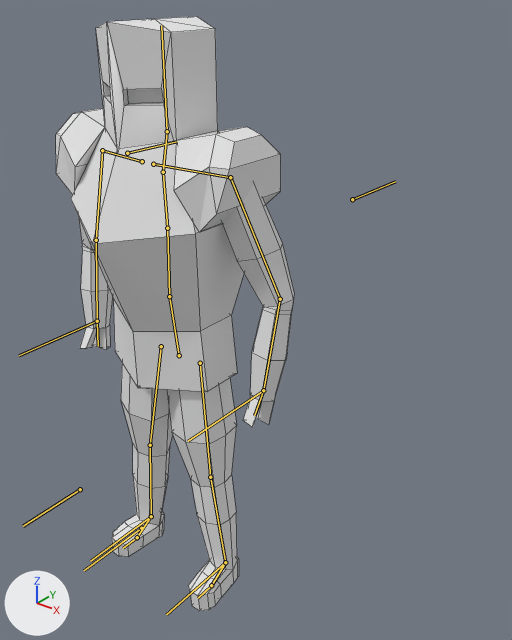
Two versions of the Blender file Assets/Models/Knight/raw/knight.blend, one commit apart.
The view is the same before and after, from a camera (50 mm lens) standing at (3.16, -3.03, 4.22) and looking at (-0.29, 1.28, 1.55). Every picture has the same lights, and +X, +Y and +Z are marked at lower left. The bones that bend it are drawn over the model as lines. Mesh edges are drawn as thin lines.

Objects in the first picture: 'Knight'.
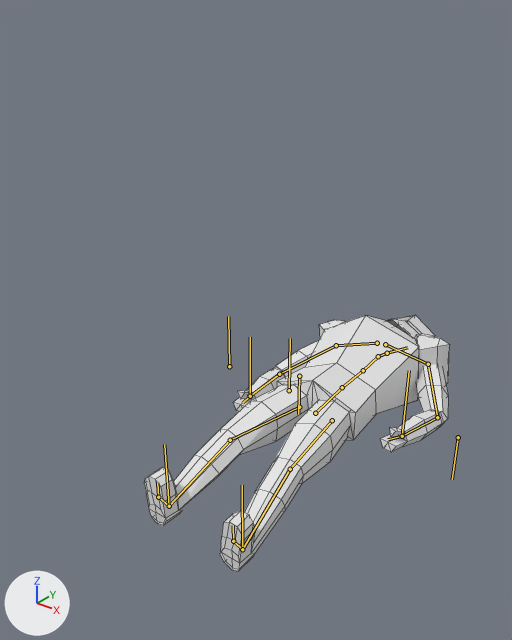
The newer file adds an action. The first version stands in its rest pose; the second is drawn at frame 28 of the action 'FallHitFront'.

What the commit changed:
Bone 'Spine.000' (bone_spine_000) moves from (0.0, 0.0, 0.0) to (0.0, -3.34, -3.34).
Bone 'Spine.000' (bone_spine_000) turns from (0, 0, 0) to (-90, 0, 0) degrees about its own x, y and z.
Bone 'Spine.001' (bone_spine_001) turns from (0, 0, 0) to (-1, -6, 4) degrees about its own x, y and z.
Bone 'Head' (bone_head) turns from (0, 0, 0) to (-17, 4, -1) degrees about its own x, y and z.
Bone 'Leg-ik-target.L' (bone_leg_ik_target_l) moves from (0.0, 0.0, 0.0) to (0.0, -0.43, -0.05).
Bone 'Leg-ik-target.L' (bone_leg_ik_target_l) turns from (0, 0, 0) to (90, 0, 0) degrees about its own x, y and z.
Bone 'Leg-ik-pole.L' (bone_leg_ik_pole_l) moves from (0.0, 0.0, 0.0) to (0.0, -3.41, 0.58).
Bone 'Leg-ik-pole.L' (bone_leg_ik_pole_l) turns from (0, 0, 0) to (90, 0, 0) degrees about its own x, y and z.
Bone 'Leg-ik-target.R' (bone_leg_ik_target_r) moves from (0.0, 0.0, 0.0) to (0.0, -0.43, -0.05).
Bone 'Leg-ik-target.R' (bone_leg_ik_target_r) turns from (0, 0, 0) to (90, 0, 0) degrees about its own x, y and z.
Bone 'Leg-ik-pole.R' (bone_leg_ik_pole_r) moves from (0.0, 0.0, 0.0) to (0.0, -3.41, 0.58).
Bone 'Leg-ik-pole.R' (bone_leg_ik_pole_r) turns from (0, 0, 0) to (90, 0, 0) degrees about its own x, y and z.
Bone 'Arm-ik-ctrl.L' (bone_arm_ik_ctrl_l) moves from (0.0, 0.0, 0.0) to (-0.07, -4.21, -3.0).
Bone 'Arm-ik-ctrl.L' (bone_arm_ik_ctrl_l) turns from (0, 0, 0) to (90, 0, 0) degrees about its own x, y and z.
Bone 'Arm-ik-pole.L' (bone_arm_ik_pole_l) moves from (0.0, 0.0, 0.0) to (0.0, 5.02, -6.4).
Bone 'Arm-ik-pole.L' (bone_arm_ik_pole_l) turns from (0, 0, 0) to (-90, 0, 0) degrees about its own x, y and z.
Bone 'Arm-ik-ctrl.R' (bone_arm_ik_ctrl_r) moves from (0.0, 0.0, 0.0) to (0.02, -3.84, -3.27).
Bone 'Arm-ik-ctrl.R' (bone_arm_ik_ctrl_r) turns from (0, 0, 0) to (90, 0, 0) degrees about its own x, y and z.
Bone 'Arm-ik-pole.R' (bone_arm_ik_pole_r) moves from (0.0, 0.0, 0.0) to (0.0, 5.02, -6.4).
Bone 'Arm-ik-pole.R' (bone_arm_ik_pole_r) turns from (0, 0, 0) to (-90, 0, 0) degrees about its own x, y and z.

What differs and where, as boxes [x1, y1, x2, y2] in the pictures (512 x 640 px):
'Knight', posed (28% wider, 57% shorter): before [56, 16, 294, 611]; after [144, 315, 450, 571]
bone 'Spine.000', root to tip: before (179, 355) to (169, 296); after (315, 413) to (342, 387)
bone 'Spine.001', root to tip: before (169, 296) to (167, 228); after (342, 387) to (363, 370)
bone 'Head', root to tip: before (167, 131) to (161, 25); after (387, 353) to (407, 347)
bone 'Leg-ik-target.L', root to tip: before (225, 562) to (166, 614); after (242, 549) to (242, 485)
bone 'Leg-ik-pole.L', root to tip: before (141, 528) to (84, 570); after (289, 390) to (290, 338)
bone 'Leg-ik-target.R', root to tip: before (151, 516) to (90, 561); after (169, 506) to (164, 444)
bone 'Leg-ik-pole.R', root to tip: before (80, 489) to (23, 526); after (229, 366) to (228, 316)
bone 'Arm-ik-ctrl.L', root to tip: before (263, 390) to (188, 441); after (402, 436) to (409, 370)
bone 'Arm-ik-pole.L', root to tip: before (352, 199) to (395, 181); after (458, 437) to (452, 479)
bone 'Arm-ik-ctrl.R', root to tip: before (97, 321) to (19, 355); after (250, 396) to (250, 337)
bone 'Arm-ik-pole.R', root to tip: before (127, 153) to (177, 141); after (299, 376) to (298, 414)
